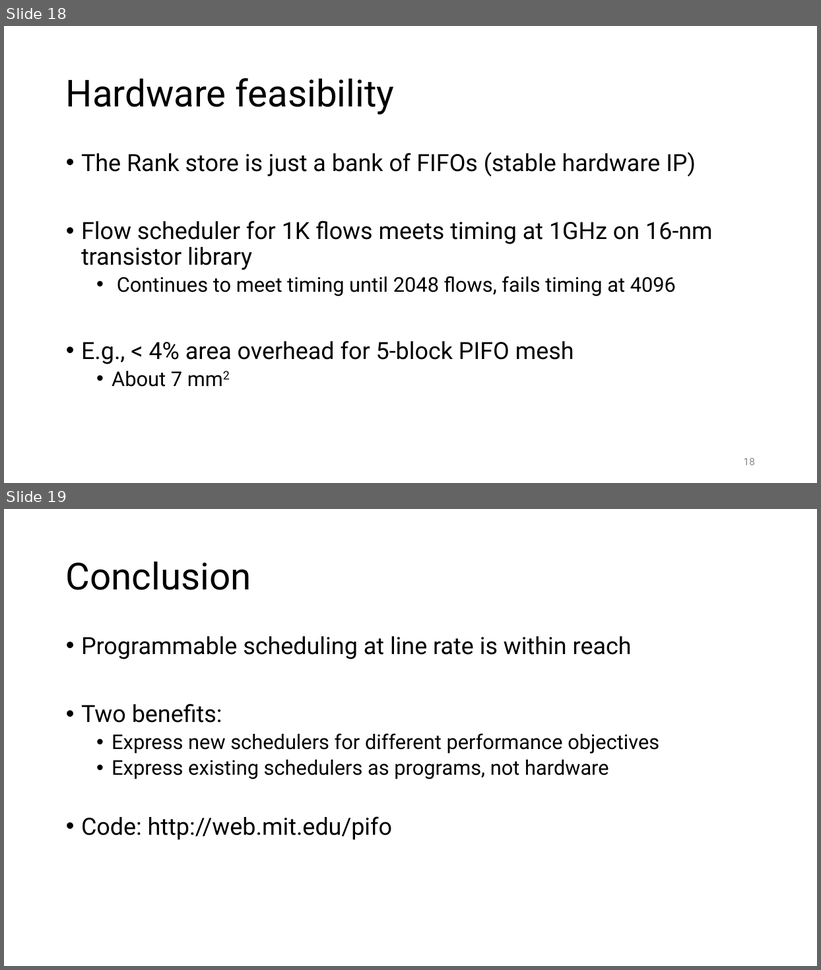
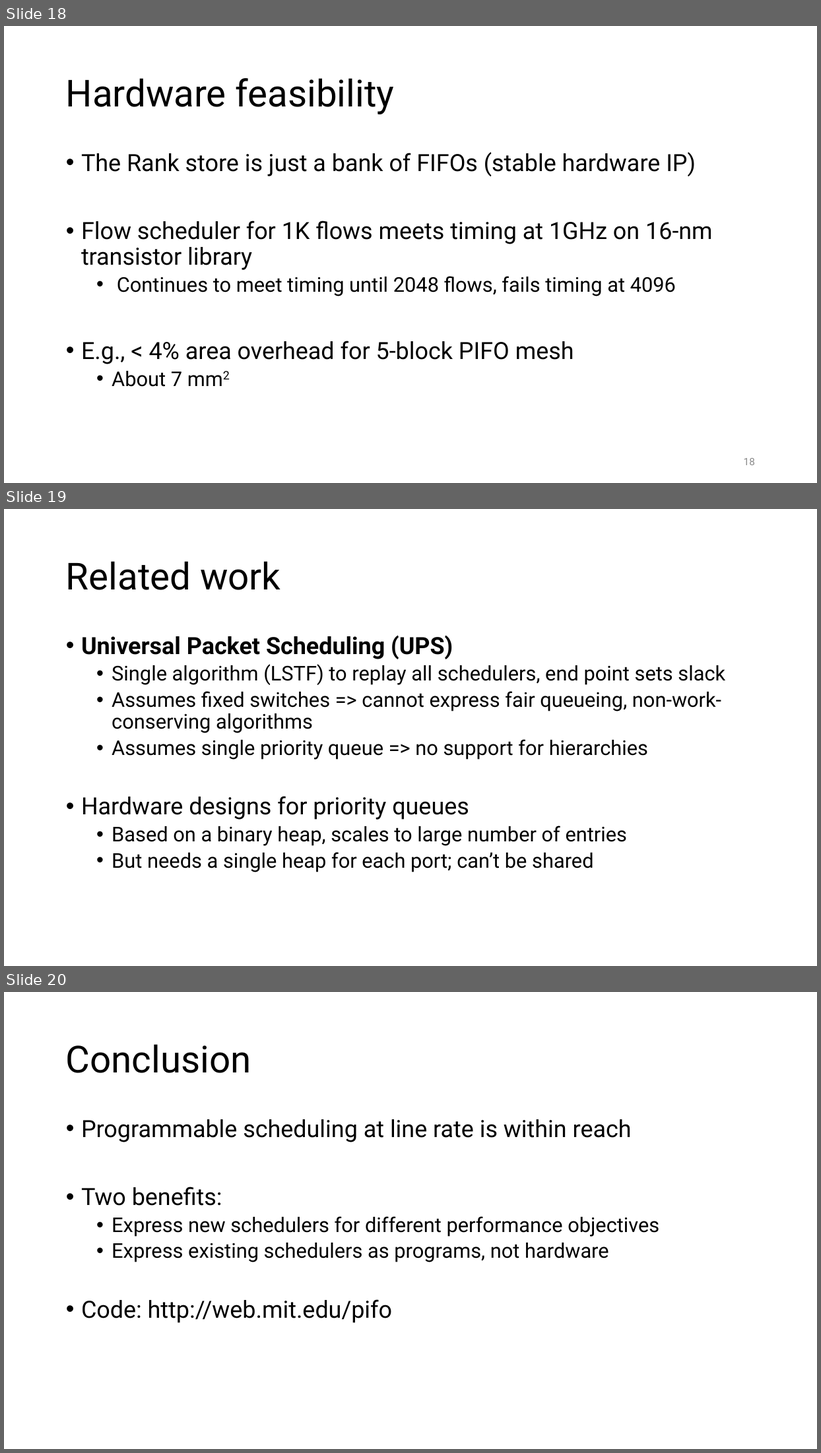
Before and after one commit to anirudhSK/pifo-domino-marple-ppts, a slide deck: pifo_sigcomm.pptx. Shown one above the other, each under a label of ours: slides 18 and 19 before the commit, slides 18, 19 and 20 after it. The pictures are 821x970 and 821x1453 pixels, drawn with LibreOffice and Linux fonts; fonts in the diff are those of the drawing. Boxes give left, top, right and bottom in pixels: in the first picture for what was removed or moved away, otherwise in the second. Text is boxed around its words. In the diff, an @@ line names an element or a change of style, - is before the commit and + after.

Commit message:
Add related work slide on UPS/heaps

```diff
--- a/pifo_sigcomm.pptx
+++ b/pifo_sigcomm.pptx
@@ slide 19 added at <box>4,509,817,966</box>, background #FFFFFF @@
@@ title added at <box>66,561,281,590</box>, 44 pt, text #000000 @@
+Related work
@@ text added at <box>81,636,725,873</box>, 24 pt, text #000000 @@
+• Universal Packet Scheduling (UPS)
+  • Single algorithm (LSTF) to replay all schedulers, end point sets slack
+  • Assumes fixed switches => cannot express fair queueing, non-work-conserving algorithms
+  • Assumes single priority queue => no support for hierarchies
+• Hardware designs for priority queues
+  • Based on a binary heap, scales to large number of entries
+  • But needs a single heap for each port; can’t be shared
@@ what was slide 19 is now slide 20 @@
```
Also in this commit, not shown: 4 slides changed.
